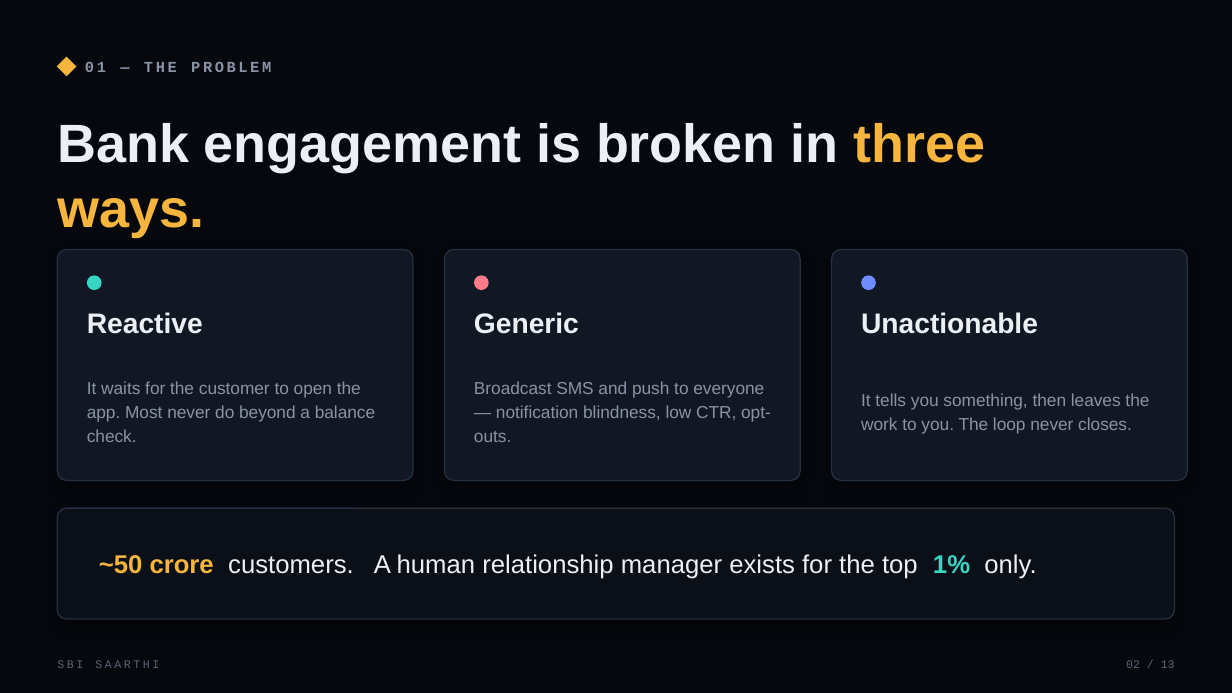
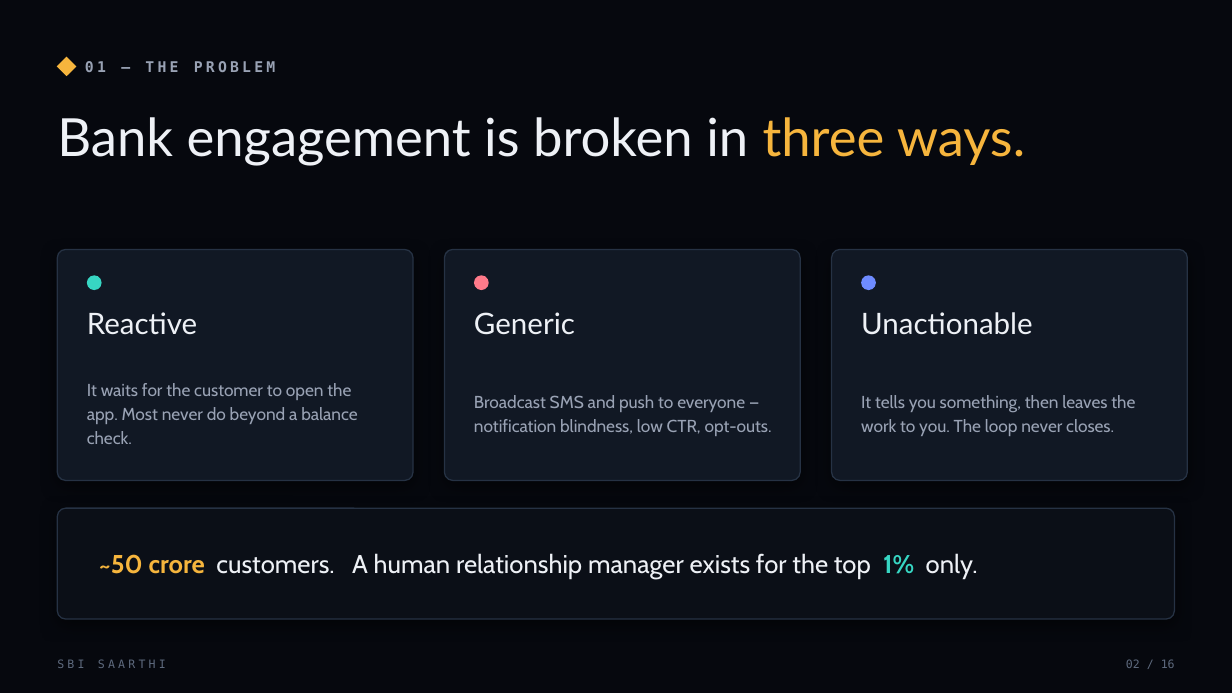
Before and after one commit to SaudSatopay/sbi-saarthi, a slide deck: slide 2 of SBI-Saarthi-Idea-Deck.pptx. Drawn at 1232x693 pixels with LibreOffice and Linux fonts; fonts in the diff are those of the drawing. Boxes give left, top, right and bottom in pixels: in the first picture for what was removed or moved away, otherwise in the second. Text is boxed around its words. In the diff, an @@ line names an element or a change of style, - is before the commit and + after.

Commit message:
Polish deck typography, add technical slides, add team names
Deck: new type system (Bahnschrift SemiBold / Segoe UI / Cascadia Mono) replacing the generic Arial/Courier; added a 5-slide technical block - system design, agent runtime, data & models, engineering stack & deployment, and security/consent/compliance (now 16 slides). Site: real team member names in the footer. Team SAS CODIES: Saud Satopay, Aryan Walunj, Sahil Addagatla.

```diff
--- a/SBI-Saarthi-Idea-Deck.pptx
+++ b/SBI-Saarthi-Idea-Deck.pptx
@@ text "01 — THE PROBLEM" at box(85, 61, 275, 72): size 12 to 11.5 pt, font Courier New to DejaVu Sans Mono, text colour #8A93A6 to #99A2B4, letter spacing 2 to 2.5 pt @@
@@ text "Bank engagement is broken in ..." at box(57, 117, 1025, 165): size 42 to 41 pt, font Arial to Lato, bold off; text colour #ECEFF4 to #EEF1F6 in "Bank engagement is broken in" @@
@@ size 22 to 23 pt, font Arial to Lato, text colour #ECEFF4 to #EEF1F6, bold off in 3 elements at box(87, 312, 197, 335), box(474, 312, 575, 335), box(861, 312, 1033, 335) @@
@@ font Arial to Cabin, text colour #8A93A6 to #99A2B4; line spacing 1.15 to 1.16 in 3 elements at box(87, 383, 357, 444), box(474, 395, 772, 436), box(861, 395, 1135, 436) @@
@@ outline #253041 1 pt to #263244 1 pt; shadow changed; proportions changed in 4 elements at box(57, 250, 413, 481), box(445, 250, 800, 481), box(832, 250, 1188, 481), box(57, 508, 1175, 619) @@
@@ text "~50 crore customers. A human ..." at box(99, 553, 978, 579): font Arial to Cabin; text colour #ECEFF4 to #EEF1F6 in "customers. A human relationship manager exists for ..." @@
@@ text "SBI SAARTHI" at box(57, 659, 166, 668): font Courier New to DejaVu Sans Mono, text colour #5A6577 to #5E6A7E, letter spacing 2 to 2.5 pt @@
@@ text at box(1126, 659, 1175, 668): text changed; font Courier New to DejaVu Sans Mono; text colour #5A6577 to #5E6A7E @@
-02 / 13
+02 / 16
```
Also in this commit, not shown: 10 other slides changed, 5 slides added, 2 slides removed, 6 other files.
